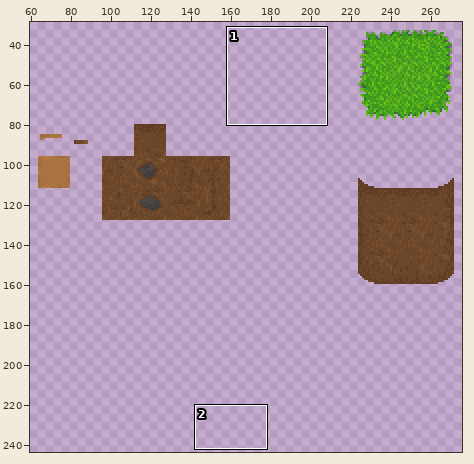
Sprite sheet, stored at src/GameNew/sprites/tileset_test33/9a154435-6380-4743-8901-c49a795196ca.png. The picture above shows the old version from afar; the outline marks the close-up.
Close-up. Before:
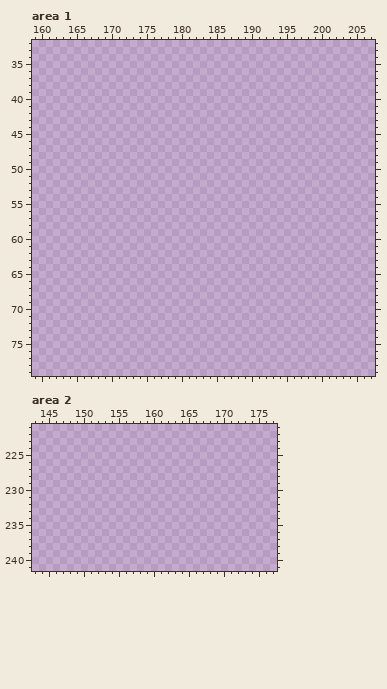
The file is 320x320 pixels. Colours within 5 levels of each other are drawn and written as one. Shown: area 1: x 159..207, y 32..79; area 2: x 143..177, y 221..241. The wide view leaves out empty margins. The commit also changed other parts of the picture, which this record leaves out.
Palette (. is transparent): 
The result:
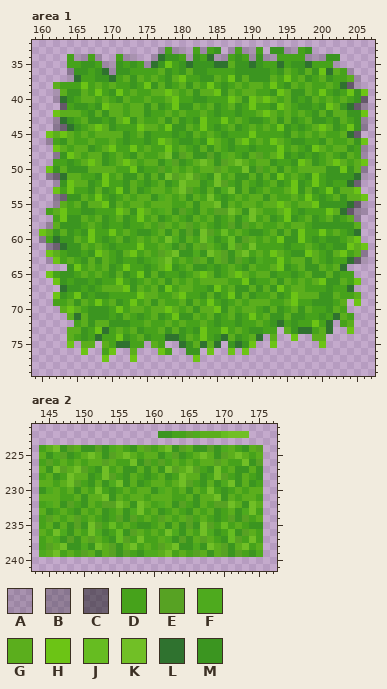
Colours new in this view: A #10111028  B #10111046  C #1011107c  D #46a21b  E #57a223  F #4eaa1e  G #5bae1d  H #6cc415  J #66bc21  K #71bf26  L #2f722f  M #3b9520
The exact change:
Changed rows in their new state; - is an unchanged pixel.
Area 1:
first column x 160:
33 -----------------ADAA-DADM-ADAAD-MMAADM--------
34 ----DAADA--DAA--ALMMDAMDLAADMDAMAADDDDAAAMM----
35 ----DDMMDAAMDMDALMHDMLMMMLLGMMLMDDLDMMLDDDA----
36 ----BMMDMLAMMDDDDGMDMGMMDDDDMMMMMDMGDMGMHLGDA--
37 ----ALDDMMLDGMGDGDMGHDDMMGDHMGMMMGDHDGMDGMDDGA-
38 --GDDDHDGDGDDMDHMGMDGMGDHDMDGDGGDHDMGDGDDGDLCA-
39 --AGMMGDHDMHDGDDGGHGDGMGGHMGDGGDDMHGMMGDHDMDHMH
40 --ALMDGGDGDMGDDGDDGHDDMMDDDHGMHGHGDGMDMGDGDGDMC
41 ---CDMMDMHGGDGGMGMDHMMGDGMDGMDHDDMHGDMMDMHGMLCB
42 --HGGGDMGMGGDGGMDDGDGDDGDMDDMDDGHGDGDGDMGMGGMMH
43 --BLMDGMMDMGHMGDDGMGMDMHDDHDGDMMDGMGMDGMMDMGDMB
44 --BCLMDGHGMDDDHGGDHMMGDHDMDGMDGDGDHMDMDGHGMDHMB
45 -HGHGDGDGGGGMDGMDDDMDMGDGDMDDDHDDDDMGDGDGDDGLC-
46 -BDMGDDGDDGDMDDMDHGDMMDMHGDMGHDGDHGDMMDDMGDDGMH
47 --HGDGGMDGHDDHDGDDHDGDMGMGDMDDMDDDHDGDMHGDGGMDB
48 --BMHGDGGMDGDMGDDGKMEGMMEMFGDMGEDGHMDMDMDGDMGDA
49 --DDMDGHGMDGHGDGGMFEMDGKGMEGKGDGGMDDMHGMDGHGDGH
50 -HMGMMMGGGGDDHMDDEDGDGDGGEGDDKMEDGMGDGGGGMMHMGB
51 -BCLGGDDMHDGMMGMGMKEGKEDMKDGMMGMGMHDGDMHDMMMMLA
52 --AMHGGMDHDDMGDMDGMDKGGMDKEDMGDMDGMDHMDHDMDDLC-
53 --HDHDDMGMDHMGMDGGDGKEDMGMFKMGMDGDDGHMGMDHMGGH-
54 --BCMMGDHDMDGDGGMFGDGMGDKDMDGDGGMGDDGDHDMDGMGGH
55 --BGDGMGGHMGDGGDGGGDDGMGGKMGDGGDGGHGDGGHMMMMLCA
56 -DGHDDMMDDDHGMHGDFGMEDMGDEEKGMKGDDGHDMDDDHGLCBA
57 --DHMMGDGMDGMDHDGMDGDMGDGMDGMFKDGMDHMDGMDGMDGB-
58 -BGMMMDGDMDDMDDGDEGDGEDGDMDEMEDGDDGDGGDMMMMMMG-
59 HGMGMDMHDDHDGDMMDGMGMEMKEDJDGDMMDGMGMHDDHDGDML-
60 BDLMMGDHDMDGMDGDGDKFMGDKFMDJMEGDGDHMMHDMDMMDGH-
61 -BCLMMGDGDMDDDHDDGFMEMGEGDMJEDKDDDDMDDGDMDMMHGH
62 -HGDMMDMHGDMGHDGDEGKMMFMKGEMGKDGDHGDMMHGDMGHDGB
63 -AHDGDMGMGDMDDMDFGKDGDEGMGEMEDMFDDHDGGMGDMDDLCA
64 ----MHDGDGMDHDDMDGHMDGMMDMDGDMGDDGHMDGMMGDGL---
65 -HDMMDGDGDMGMDHMGMDDMDGHGMDGHGDGGMDDMDGMMGMDD--
66 --HMDMMDMDDHDMDGDGMGDGDGGGGDDHMDDGMGDGDGHMMGDH-
67 ---LMMDMDGGGHMGDGMHDGGDDMHDGMMGMGMHDGGDDDMDDL--
68 --HMDHMDMMDDDDHGGDDGHDDMGMDHMGMDDGMDHGGGMMGDDG-
69 --DDGMGDHDGMDHDGMGDDGMGDHDMDGDGGGDDGHDDMMMDG-H-
70 ---GHGDMMMDHDGGDGGHGDGMGGHMGDGGDMGMDGMGDDMGD---
71 ----GLGMMMDMGDMDGMDHMMGDGMDGMDHDGMMGMMDDMDLGD--
72 -----DGMGGMMMDDGDDGDGDDGDMDDMDDGDMLDMDDHDL-DG--
73 ----GGMDHLDGDGMDDGMGMDMHDDHDGDMMDD-GMLLDGL--H--
74 ----GDMDLDDHMDGMDDLLMGDHDMLGMDGL-G--H--GG------
75 ----H-GG-GDLLDD-GD--LMGLGL-MLMH--H------H------
76 ------H--DH--G---HD--MM-H--H-H-----------------
77 ---------H---H--------H------------------------
Area 2:
first column x 144:
222 -----------------MMDDEFGGGJKKK--
224 DGKMEGMMEMFGDMGEDGKMEGMMEMFGDMGE
225 GMFEMDGKGMEGKGDGGMFEMDGKGMEGKGDG
226 DEDGDGDGGEGDDKMEDEDGDGDGGEGDDKME
227 GMKEGKEDMKDGMMGMGMKEGKEDMKDGMMGM
228 DGMDKGGMDKEDMGDMDGMDKGGMDKEDMGDM
229 GGDGKEDMGMFKMGMDGGDGKEDMGMFKMGMD
230 MFGDGMGDKDMDGDGGMFGDGMGDKDMDGDGG
231 GGGDDGMGGKMGDGGDGGGDDGMGGKMGDGGD
232 DFGMEDMGDEEKGMKGDFGMEDMGDEEKGMKG
233 GMDGDMGDGMDGMFKDGMDGDMGDGMDGMFKD
234 DEGDGEDGDMDEMEDGDEGDGEDGDMDEMEDG
235 DGMGMEMKEDJDGDMMDGMGMEMKEDJDGDMM
236 GDKFMGDKFMDJMEGDGDKFMGDKFMDJMEGD
237 DGFMEMGEGDMJEDKDDGFMEMGEGDMJEDKD
238 DEGKMMFMKGEMGKDGDEGKMMFMKGEMGKDG
239 FGKDGDEGMGEMEDMFFGKDGDEGMGEMEDMF
